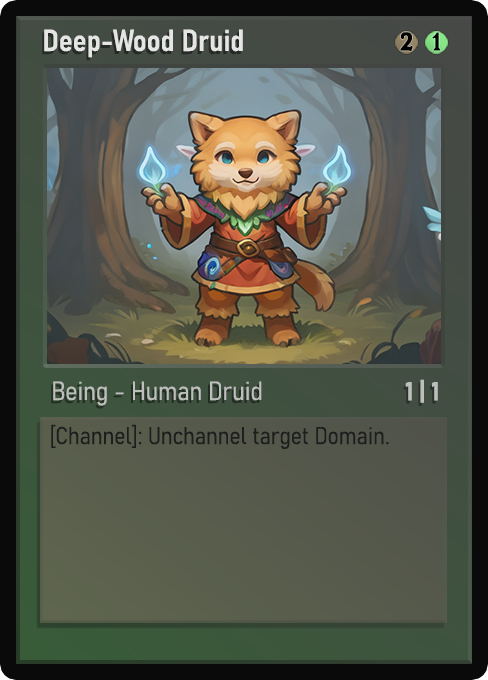
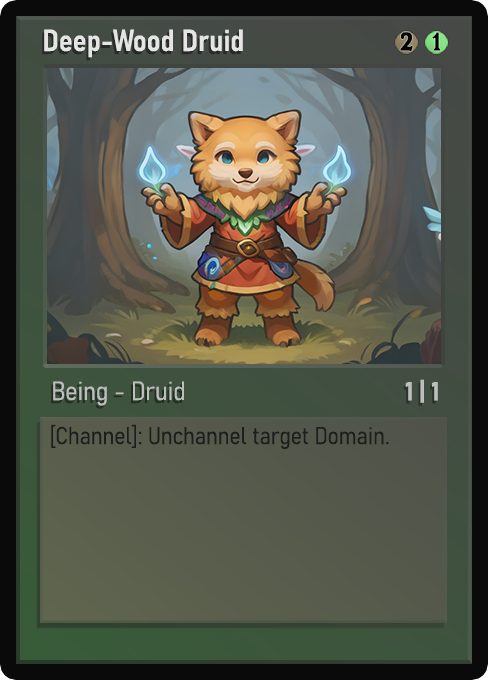
Comparing the layer stacks of the two 488px x 680px images. Changes:
painted on "Class" over [133, 381, 262, 401]
